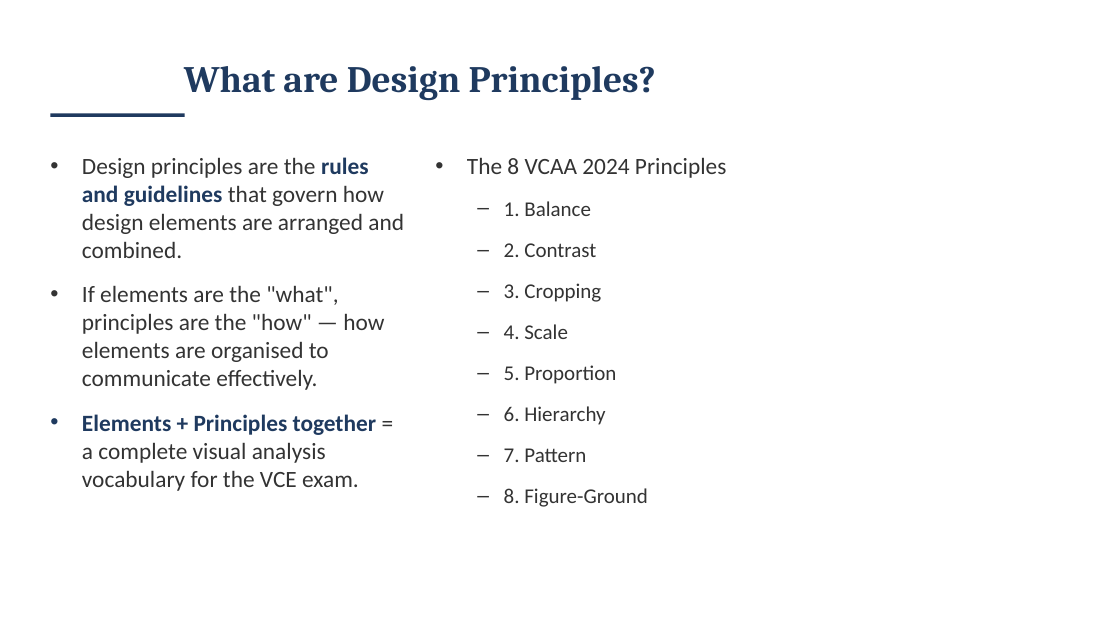
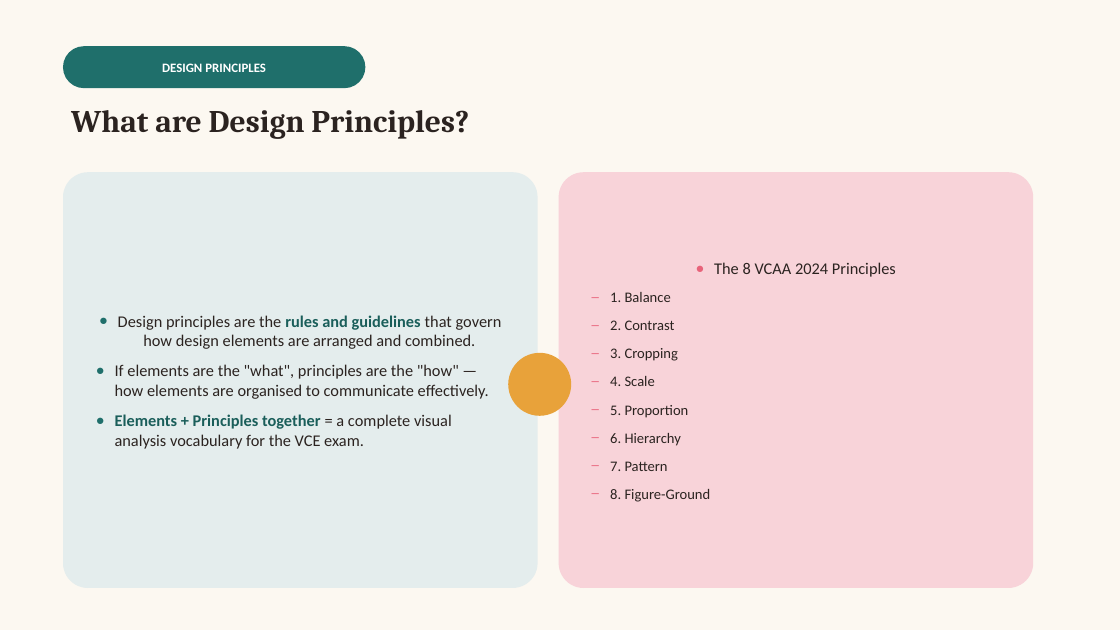
Before and after one commit to melodywyc0710/chuck, a slide deck: slide 15 of teaching-materials/vcd-vce/powerpoint/Unit1-Finding-Design-Solutions.pptx. Drawn at 1120x630 pixels with LibreOffice and Linux fonts; fonts in the diff are those of the drawing. Boxes give left, top, right and bottom in pixels: in the first picture for what was removed or moved away, otherwise in the second. Text is boxed around its words. In the diff, an @@ line names an element or a change of style, - is before the commit and + after.

```diff
--- a/teaching-materials/vcd-vce/powerpoint/Unit1-Finding-Design-Solutions.pptx
+++ b/teaching-materials/vcd-vce/powerpoint/Unit1-Finding-Design-Solutions.pptx
@@ background #FFFFFF to #FCF8F1 @@
@@ rounded rectangle "DESIGN PRINCIPLES": place and size @@
-rounded rectangle "DESIGN PRINCIPLES" at (184, 66, 656, 100)
+rounded rectangle "DESIGN PRINCIPLES" at (63, 46, 365, 88)
@@ rounded rectangle "DESIGN PRINCIPLES" at (63, 46, 365, 88): fill none to #1F6F6B @@
@@ text in rounded rectangle at (162, 63, 266, 72): text changed; size 32 to 11 pt; font Cambria to Calibri; text colour #1F3A5F to #FFFFFF @@
-What are Design Principles?
+DESIGN PRINCIPLES
@@ rectangle removed at (50, 113, 185, 117) @@
@@ text added at (71, 110, 469, 139), 27 pt, text #2B2320, bold @@
+What are Design Principles?
@@ rounded rectangle "Design principles are the rules ...": place and size @@
-rounded rectangle "Design principles are the rules ..." at (82, 157, 404, 491)
+rounded rectangle "Design principles are the rules ..." at (63, 172, 538, 588)
@@ rounded rectangle "Design principles are the rules ..." at (63, 172, 538, 588): size 20 to 14 pt; text colour #333333 to #2B2320 in "Design principles are the that govern how ...", "If elements are the "what", principles are ...", "= a complete visual analysis vocabulary for ..."; text colour #1F3A5F to #1A5E5A in "rules and guidelines", "Elements + Principles together"; alignment left to centre; bullet • to ●; less space between paragraphs; vertical alignment top to middle; fill none to #E4EDED @@
@@ rounded rectangle "The 8 VCAA 2024 Principles": place and size @@
-rounded rectangle "The 8 VCAA 2024 Principles" at (467, 157, 726, 507)
+rounded rectangle "The 8 VCAA 2024 Principles" at (559, 172, 1033, 588)
@@ rounded rectangle "The 8 VCAA 2024 Principles" at (559, 172, 1033, 588): size 20 to 14 pt in "The 8 VCAA 2024 Principles"; text colour #333333 to #2B2320; size 18 to 12.5 pt in "1. Balance", "2. Contrast", "3. Cropping", "4. Scale" and 4 more places; alignment left to centre; bullet • to ●; less space between paragraphs; list level 2 to 1 in "1. Balance"; list level 2 to 1 in "2. Contrast"; list level 2 to 1 in "3. Cropping"; list level 2 to 1 in "4. Scale"; list level 2 to 1 in "5. Proportion"; list level 2 to 1 in "6. Hierarchy"; list level 2 to 1 in "7. Pattern"; list level 2 to 1 in "8. Figure-Ground"; vertical alignment top to middle; fill none to #F8D3D9 @@
@@ ellipse added at (508, 353, 571, 416), fill #E8A23A @@
```
Also in this commit, not shown: 58 other slides changed, 1 slide added, 33 other files.
